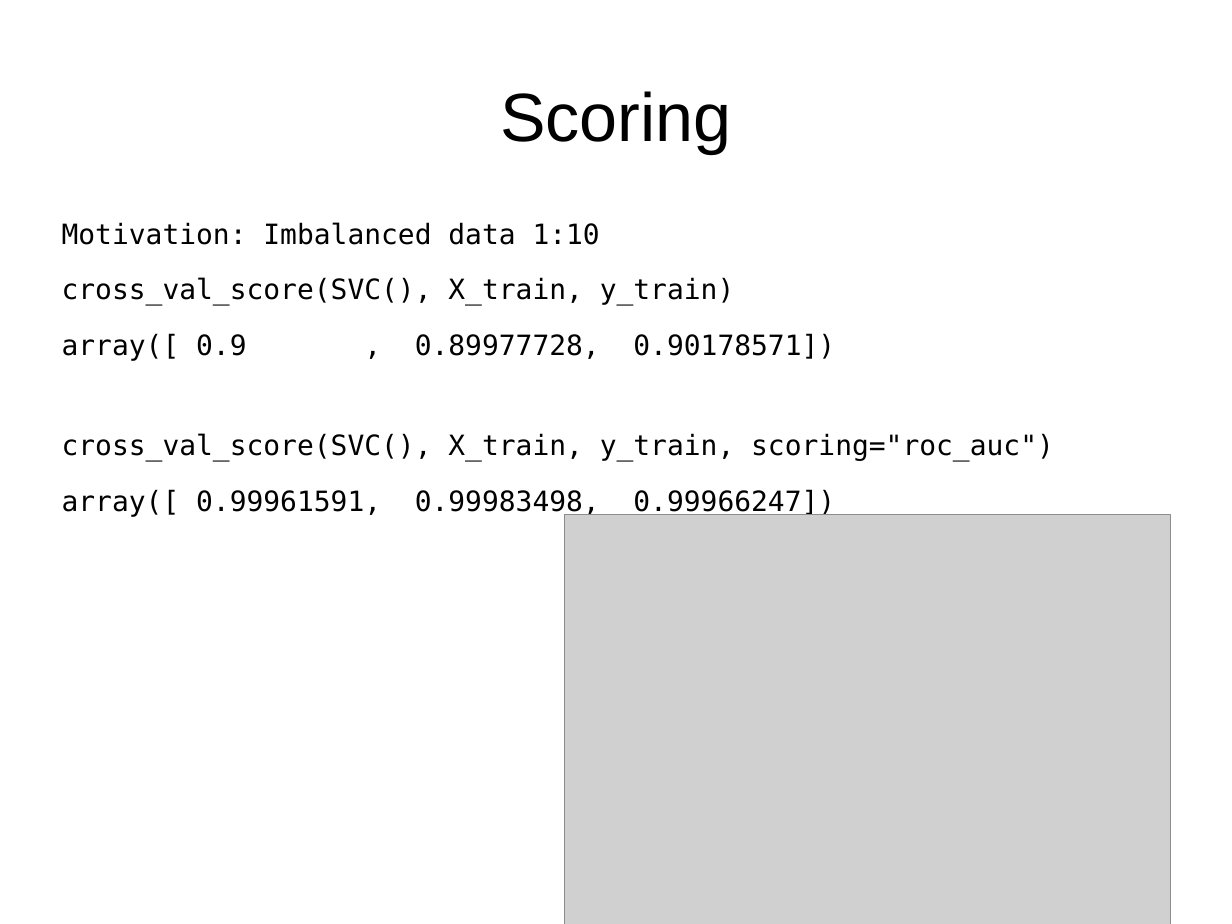
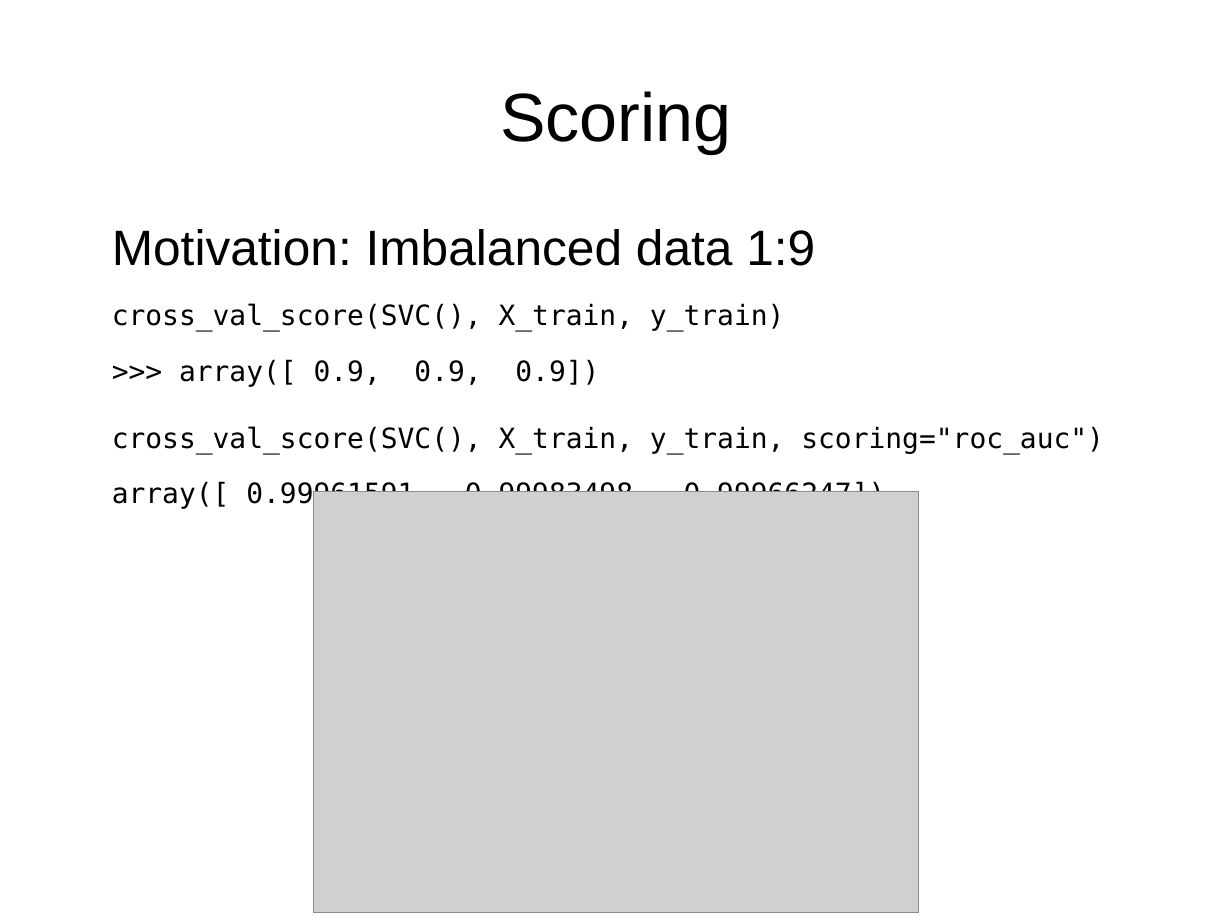
Before and after one commit to amueller/pydata-nyc-advanced-sklearn, a slide deck: slide 40 of presentation.odp (slide 39 before the commit). Drawn at 1232x924 pixels with LibreOffice and Linux fonts; fonts in the diff are those of the drawing; grey boxes stand for pictures. Boxes give left, top, right and bottom in pixels: in the first picture for what was removed or moved away, otherwise in the second. Text is boxed around its words. In the diff, an @@ line names an element or a change of style, - is before the commit and + after.

```diff
--- a/presentation.odp
+++ b/presentation.odp
@@ text at bbox=[112, 229, 815, 266]: text changed; size 18 to 32 pt; font DejaVu Sans Mono to Arial @@
-Motivation: Imbalanced data 1:10
+Motivation: Imbalanced data 1:9
@@ text "Motivation: Imbalanced data 1:9": place and size @@
-text "Motivation: Imbalanced data 1:9" at bbox=[62, 222, 1054, 516]
+text "Motivation: Imbalanced data 1:9" at bbox=[112, 229, 1104, 509]
@@ text at bbox=[112, 359, 1104, 453]: text changed @@
-array([ 0.9 , 0.89977728, 0.90178571])
-cross_val_score(SVC(), X_train, y_train, scoring="roc_auc")
+>>> array([ 0.9, 0.9, 0.9])
+cross_val_score(SVC(), X_train, y_train, scoring="roc_auc")
@@ picture: place and size @@
-picture at bbox=[565, 514, 1171, 924]
+picture at bbox=[313, 492, 919, 912]
```
Also in this commit, not shown: 42 other slides changed, 26 slides added, 9 slides removed.
